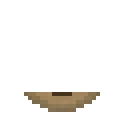
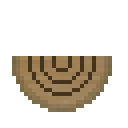
Layered file, before and after one edit (128px x 128px). Changes by layer:
painted on "Layer 1" over bbox(12, 56, 112, 92)
